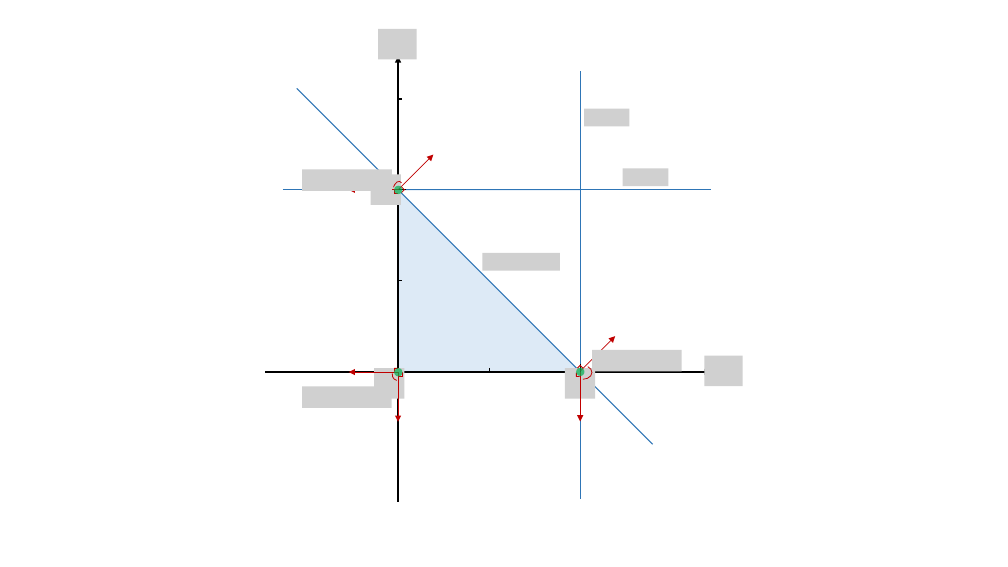
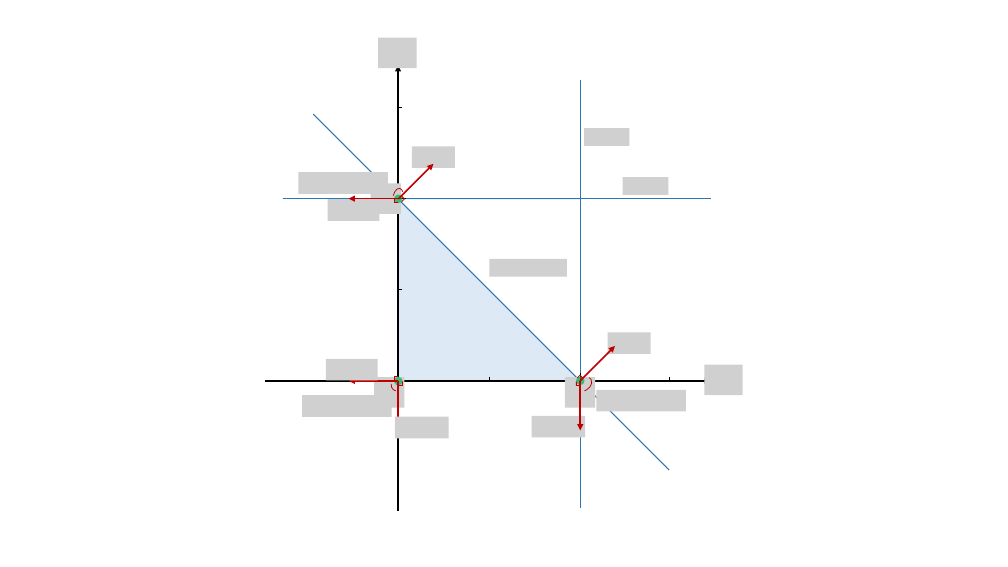
Before and after one commit to khalil-research/CaVE, a slide deck: slide 4 of images/axis.pptx. Drawn at 1008x567 pixels with LibreOffice and Linux fonts; fonts in the diff are those of the drawing; grey boxes stand for pictures. Boxes give left, top, right and bottom in pixels: in the first picture for what was removed or moved away, otherwise in the second. Text is boxed around its words. In the diff, an @@ line names an element or a change of style, - is before the commit and + after.

```diff
--- a/images/axis.pptx
+++ b/images/axis.pptx
@@ line moved from (297, 88) - (653, 445) to (313, 114) - (669, 470) @@
@@ picture removed at bbox=[585, 109, 630, 127] @@
@@ picture: place and size @@
-picture at bbox=[302, 169, 392, 191]
+picture at bbox=[299, 172, 388, 194]
@@ arrow (399, 199) - (433, 164): stroke #C00000 0.75 pt to #C00000 1.5 pt @@
@@ arrow (399, 199) - (349, 199): stroke #C00000 0.75 pt to #C00000 1.5 pt @@
@@ arc (boxed as its full ellipse): place and size @@
-arc (boxed as its full ellipse) at bbox=[391, 181, 404, 199]
+arc (boxed as its full ellipse) at bbox=[391, 188, 404, 206]
@@ arc (boxed as its full ellipse) at bbox=[391, 188, 404, 206]: proportions changed @@
@@ picture: place and size @@
-picture at bbox=[482, 253, 560, 271]
+picture at bbox=[489, 259, 567, 277]
@@ arrow (580, 381) - (616, 346): stroke #C00000 0.75 pt to #C00000 1.5 pt @@
@@ picture removed at bbox=[592, 350, 681, 372] @@
@@ group added at bbox=[326, 129, 686, 439]: 8 pictures @@
@@ arrow (399, 381) - (349, 381): stroke #C00000 0.75 pt to #C00000 1.5 pt @@
@@ arrow (399, 381) - (399, 431): stroke #C00000 0.75 pt to #C00000 1.5 pt @@
@@ arc (boxed as its full ellipse) at bbox=[572, 374, 594, 394]: proportions changed; rotation 90 to 61 degrees @@
@@ arrow (581, 381) - (581, 430): stroke #C00000 0.75 pt to #C00000 1.5 pt @@
@@ 8 arrows, 7 pictures, 6 lines, 6 corners, 3 ellipses, 1 rectangle, 1 triangle, 1 arc (boxed as its full ellipse): place and size @@
-8 arrows, 7 pictures, 6 lines, 6 corners, 3 ellipses, 1 rectangle, 1 triangle, 1 arc (boxed as its full ellipse) at bbox=[265, 29, 743, 502]
+8 arrows, 7 pictures, 6 lines, 6 corners, 3 ellipses, 1 rectangle, 1 triangle, 1 arc (boxed as its full ellipse) at bbox=[265, 38, 743, 510]
```
Also in this commit, not shown: 1 other slide changed, 1 slide added, 1 slide removed, 1 other file.
